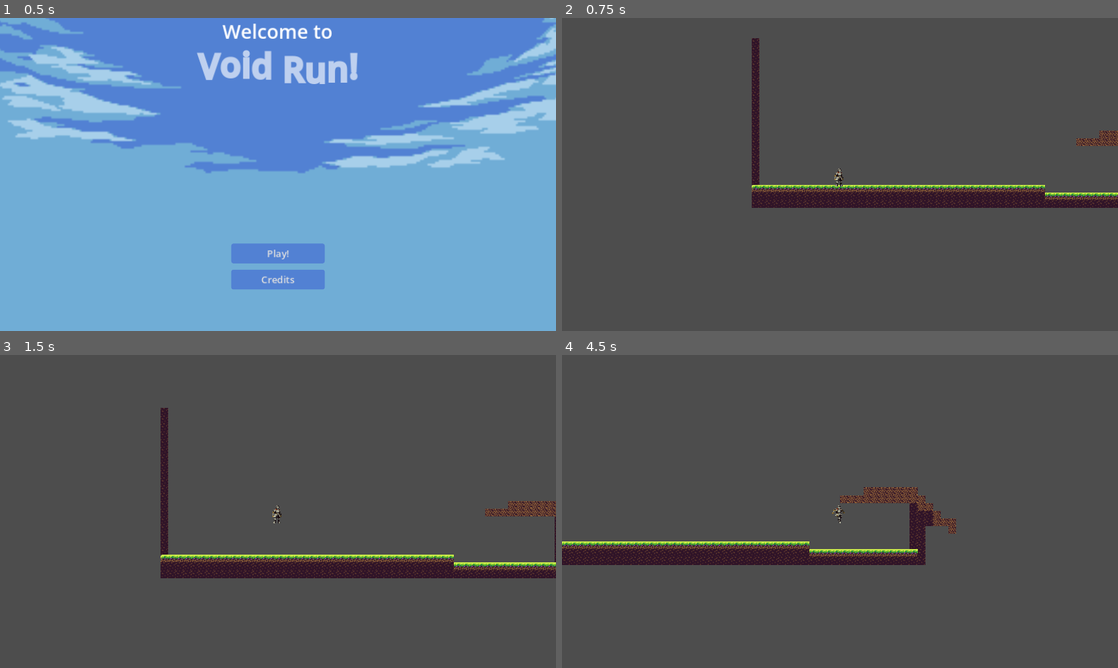
Above: before the commit, frames 1-4 (two rows, left to right).
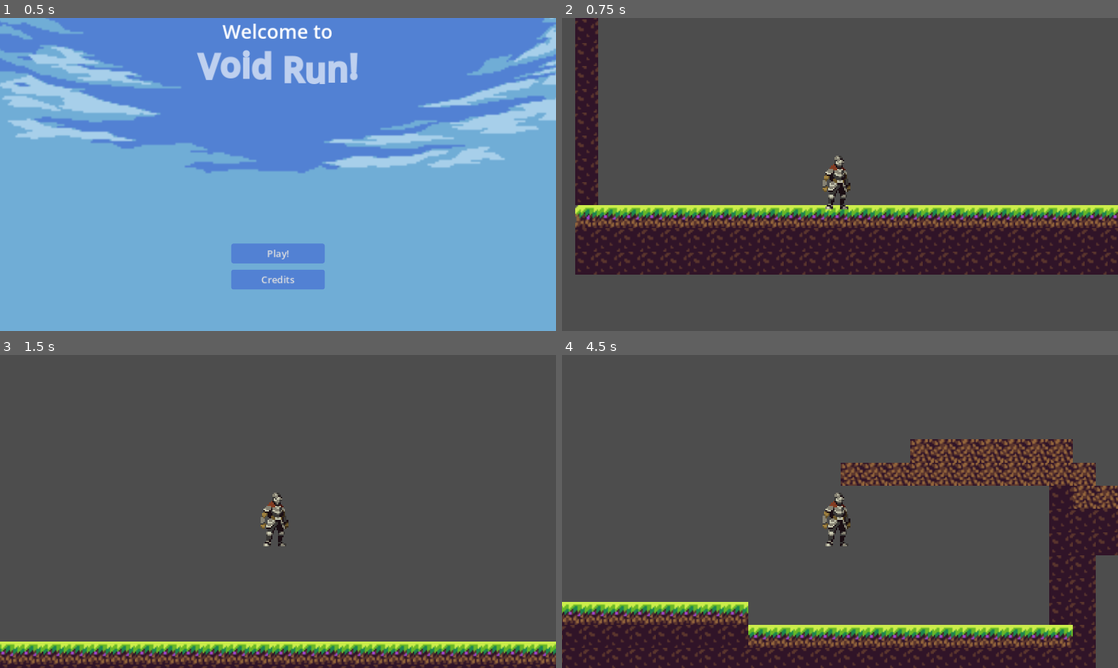
Above: after the commit, the same moments.

Repository: timowenz/stormbringer-trials
Game: Godot game, scene res://scenes/Menu.tscn
The game is run twice, just before and just after one commit, with the same random seed, the same clock (stepped at 60 frames per second) and the same inputs.
Inputs (mouse positions are in pixels of both pictures, inside the frame that each line leads up to):
- Up to frame 1 (0.5 s): no input
- Up to frame 2 (0.75 s): click "Play!" at 0.5 s
- Up to frame 3 (1.5 s): tap Enter (ui_accept) at 1.25 s; move the mouse to (400, 495) at 1.27 s; hold Right (ui_right) from 1.28 s (still down); click (400, 495) at 1.35 s
- Up to frame 4 (4.5 s): tap Enter (ui_accept) at 1.52, 2.27, 3.77 s; move the mouse to (728, 527) at 2.02 s; click (728, 527) at 2.1 s; move the mouse to (895, 442) at 2.77 s; release Right (ui_right) at 2.78 s; hold Left (ui_left) 2.78-3.53 s; click (895, 442) at 2.85 s; move the mouse to (812, 574) at 3.52 s; hold Right (ui_right) from 3.53 s (still down); click (812, 574) at 3.6 s; move the mouse to (1006, 558) at 4.27 s; click (1006, 558) at 4.35 s

Frame 1 is identical in both runs. In frame 2, 29% of the frame differs, in the area x 2-100%, y 0-82%; in frame 3, 15%; in frame 4, 32%, in the area x 0-100%, y 26-100%.

Commit message:
animation tree, not finished

Diff:
--- a/scenes/Game.tscn
+++ b/scenes/Game.tscn
@@ -190,3 +190,4 @@
 
 [node name="Camera2D" type="Camera2D" parent="CharacterBody2D"]
 position = Vector2(1, -3)
+zoom = Vector2(3, 3)
--- a/scenes/player.gd
+++ b/scenes/player.gd
@@ -9,7 +9,9 @@
 
 # Animation variables
 @onready var anim = get_node("AnimationPlayer")
+@onready var anim_tree : AnimationTree = $AnimationTree
 
+var is_attacking: bool = false;
 
 func _physics_process(delta):
 	# Add the gravity.
@@ -39,7 +41,11 @@
 
 	move_and_slide()
 
+	if Input.is_action_just_pressed("attack"):
+		anim.play("attack")
 
 	# Handle falling animation
 	if not is_on_floor() and velocity.y > 0:
 		anim.play("fall")
+	elif not is_on_floor() and velocity.y <0:
+		anim.play("jump")
--- a/scenes/player.tscn
+++ b/scenes/player.tscn
@@ -1401,9 +1401,38 @@
 "values": [0, 1, 2]
 }
 
+[sub_resource type="Animation" id="Animation_ewhlh"]
+resource_name = "attack"
+length = 0.45
+tracks/0/type = "value"
+tracks/0/imported = false
+tracks/0/enabled = true
+tracks/0/path = NodePath("AnimatedSprite2D:animation")
+tracks/0/interp = 1
+tracks/0/loop_wrap = true
+tracks/0/keys = {
+"times": PackedFloat32Array(0),
+"transitions": PackedFloat32Array(1),
+"update": 1,
+"values": [&"attack"]
+}
+tracks/1/type = "value"
+tracks/1/imported = false
+tracks/1/enabled = true
+tracks/1/path = NodePath("AnimatedSprite2D:frame")
+tracks/1/interp = 1
+tracks/1/loop_wrap = true
+tracks/1/keys = {
+"times": PackedFloat32Array(0, 0.1, 0.2, 0.3),
+"transitions": PackedFloat32Array(1, 1, 1, 1),
+"update": 1,
+"values": [0, 1, 2, 3]
+}
+
 [sub_resource type="AnimationLibrary" id="AnimationLibrary_llg3l"]
 _data = {
 "RESET": SubResource("Animation_7ipng"),
+"attack": SubResource("Animation_ewhlh"),
 "fall": SubResource("Animation_4jrot"),
 "idle": SubResource("Animation_0ft87"),
 "jump": SubResource("Animation_pq7vb"),
@@ -1411,6 +1440,45 @@
 "turnAround": SubResource("Animation_uawp7")
 }
 
+[sub_resource type="AnimationNodeAnimation" id="AnimationNodeAnimation_jgcy7"]
+animation = &"attack"
+
+[sub_resource type="AnimationNodeAnimation" id="AnimationNodeAnimation_078mc"]
+animation = &"idle"
+
+[sub_resource type="AnimationNodeAnimation" id="AnimationNodeAnimation_uw7i2"]
+animation = &"run"
+
+[sub_resource type="AnimationNodeStateMachineTransition" id="AnimationNodeStateMachineTransition_886n4"]
+advance_mode = 2
+
+[sub_resource type="AnimationNodeStateMachineTransition" id="AnimationNodeStateMachineTransition_5amn7"]
+advance_mode = 2
+advance_condition = &"idle"
+
+[sub_resource type="AnimationNodeStateMachineTransition" id="AnimationNodeStateMachineTransition_b3oop"]
+advance_mode = 2
+advance_condition = &"is_moving"
+
+[sub_resource type="AnimationNodeStateMachineTransition" id="AnimationNodeStateMachineTransition_k884j"]
+advance_mode = 2
+advance_condition = &"idle"
+
+[sub_resource type="AnimationNodeStateMachineTransition" id="AnimationNodeStateMachineTransition_k6h3c"]
+advance_mode = 2
+advance_condition = &"attack"
+
+[sub_resource type="AnimationNodeStateMachine" id="AnimationNodeStateMachine_oxf18"]
+states/Start/position = Vector2(174, 100)
+states/attack/node = SubResource("AnimationNodeAnimation_jgcy7")
+states/attack/position = Vector2(454, -28.6856)
+states/idle/node = SubResource("AnimationNodeAnimation_078mc")
+states/idle/position = Vector2(342, 98)
+states/run/node = SubResource("AnimationNodeAnimation_uw7i2")
+states/run/position = Vector2(539, 100)
+transitions = ["Start", "idle", SubResource("AnimationNodeStateMachineTransition_886n4"), "idle", "run", SubResource("AnimationNodeStateMachineTransition_5amn7"), "run", "idle", SubResource("AnimationNodeStateMachineTransition_b3oop"), "idle", "attack", SubResource("AnimationNodeStateMachineTransition_k884j"), "attack", "idle", SubResource("AnimationNodeStateMachineTransition_k6h3c")]
+graph_offset = Vector2(0, -92.6856)
+
 [node name="Player" type="CharacterBody2D"]
 script = ExtResource("1_32n5c")
 
@@ -1429,3 +1497,13 @@
 "": SubResource("AnimationLibrary_llg3l")
 }
 autoplay = "idle"
+
+[node name="AnimationTree" type="AnimationTree" parent="."]
+libraries = {
+"": SubResource("AnimationLibrary_llg3l")
+}
+tree_root = SubResource("AnimationNodeStateMachine_oxf18")
+anim_player = NodePath("../AnimationPlayer")
+parameters/conditions/attack = false
+parameters/conditions/idle = false
+parameters/conditions/is_moving = false
Not shown: 1 places in scenes/player.tscn that only renumber resources
